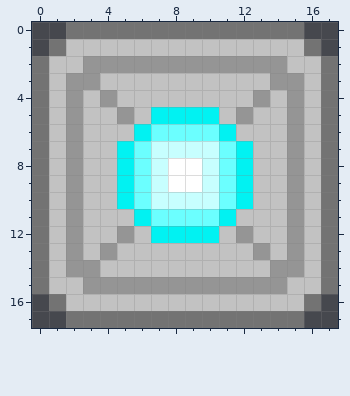
Two versions of one pixel-art sprite, Project/CSCI342-GroupProject/app/src/main/res/drawable/powerup_lazer.png. Above: the version before the commit.
The file is 72x72 pixels, drawn in blocks of 4x4; one block is one cell here.
The same view after the edit:
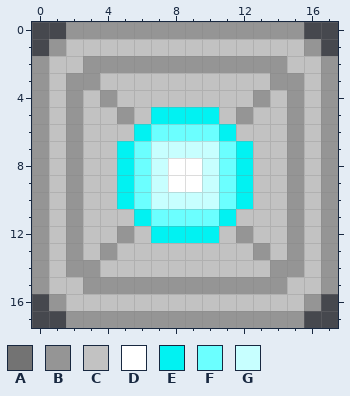
Palette (. is transparent): A #737373  B #959595  C #c2c2c2  D #ffffff  E #01f2f2  F #6bffff  G #c7ffff
Changes in this commit:
Colour A becomes colour B in row 0 at x 2 to 15; in row 1 at x 1 and 16; in rows 2 to 15 at x 0 and 17; in row 16 at x 1 and 16; in row 17 at x 2 to 15.
Where, in picture pixels (left, top, right, bottom), the same in both pictures:
changed: (32, 22, 338, 328)
